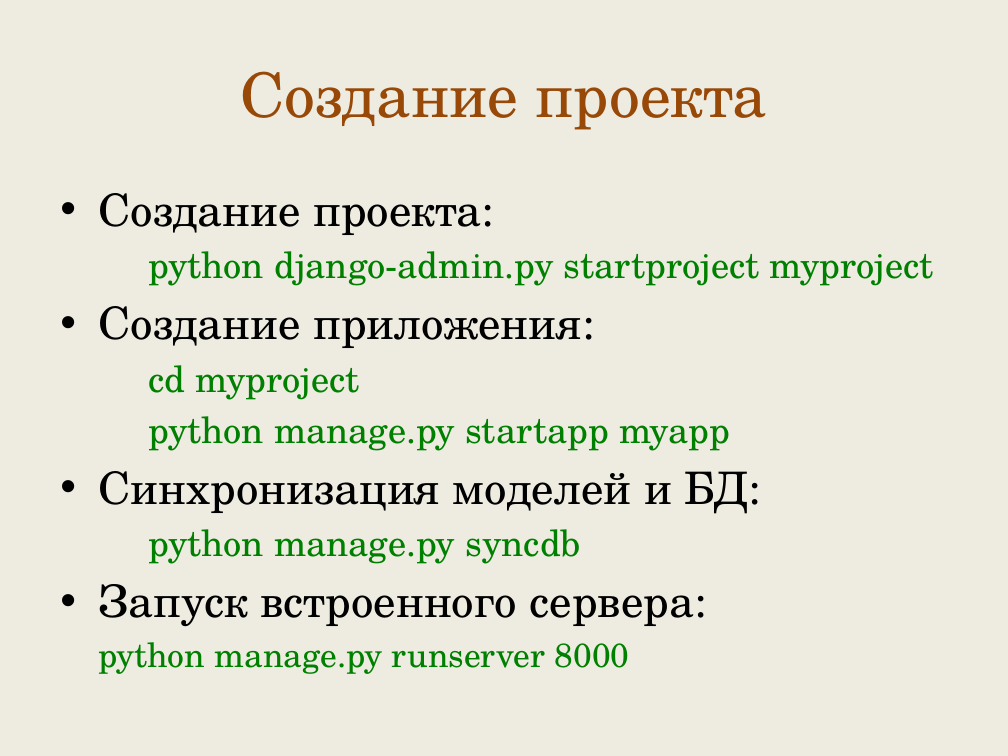
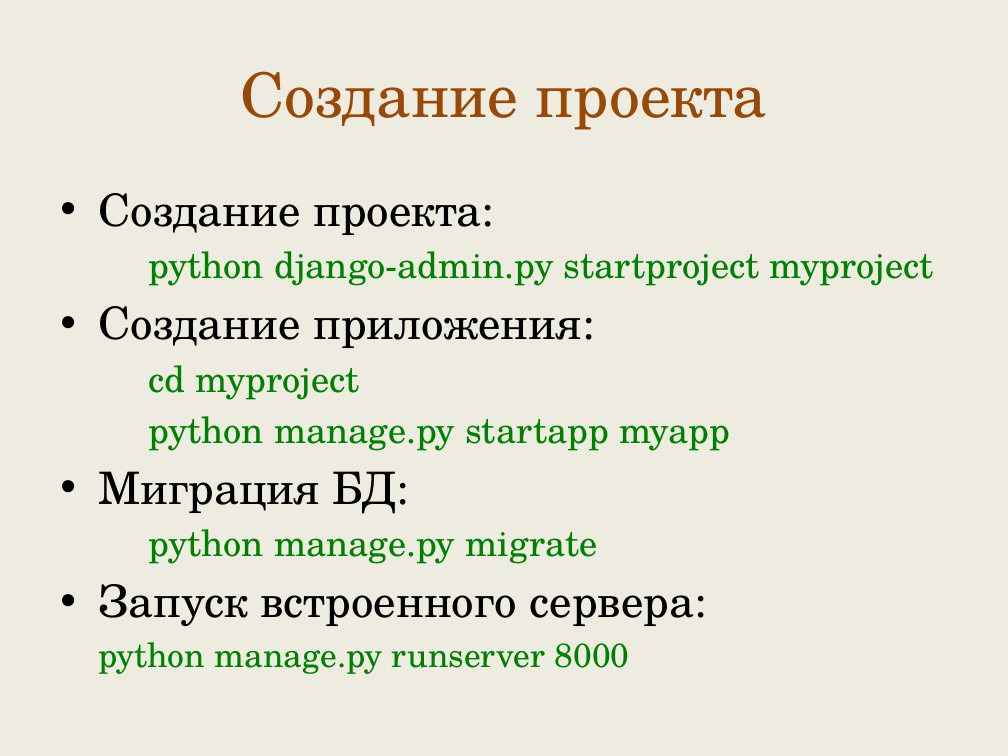
Before and after one commit to maxchv/LearnPython, a slide deck: slide 5 of unsorted/django-110614122309-phpapp01.pptx. Drawn at 1008x756 pixels with LibreOffice and Linux fonts; fonts in the diff are those of the drawing. Boxes give left, top, right and bottom in pixels: in the first picture for what was removed or moved away, otherwise in the second. Text is boxed around its words. In the diff, an @@ line names an element or a change of style, - is before the commit and + after.

```diff
--- a/unsorted/django-110614122309-phpapp01.pptx
+++ b/unsorted/django-110614122309-phpapp01.pptx
@@ text at <box>98,471,599,564</box>: text changed; size 32 to 25.9 pt; text colour #000000 to #008000 @@
-• Синхронизация моделей и БД:
-python manage.py syncdb
+• Миграция БД:
+python manage.py migrate
```
Also in this commit, not shown: 3 other slides changed, 4 other files.
